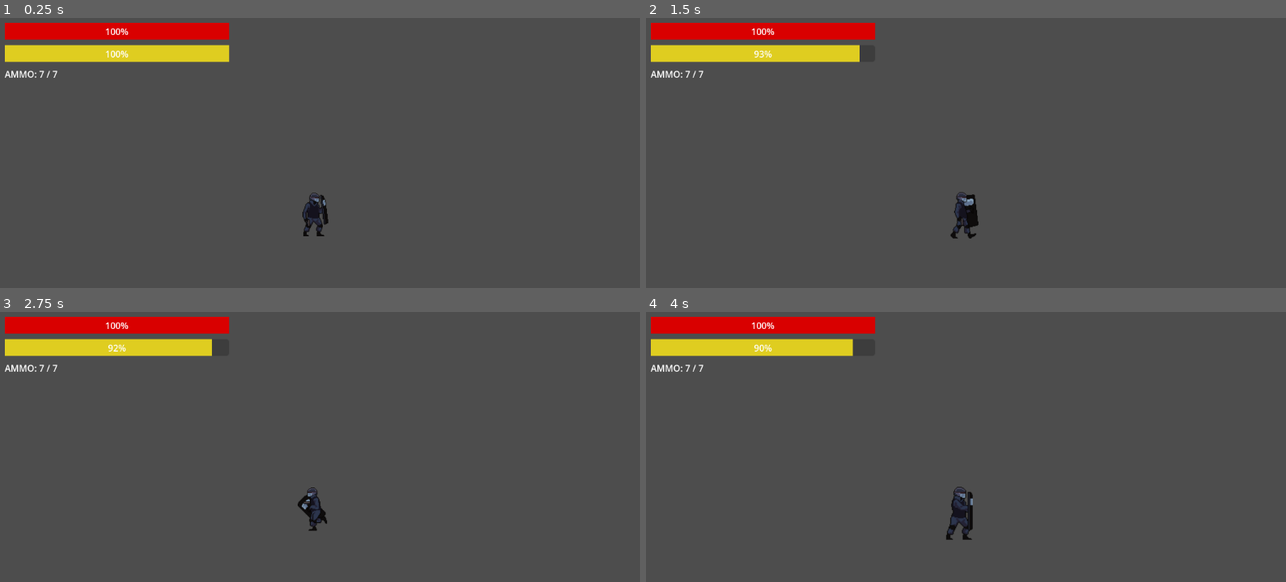
Above: before the commit, frames 1-4 (two rows, left to right).
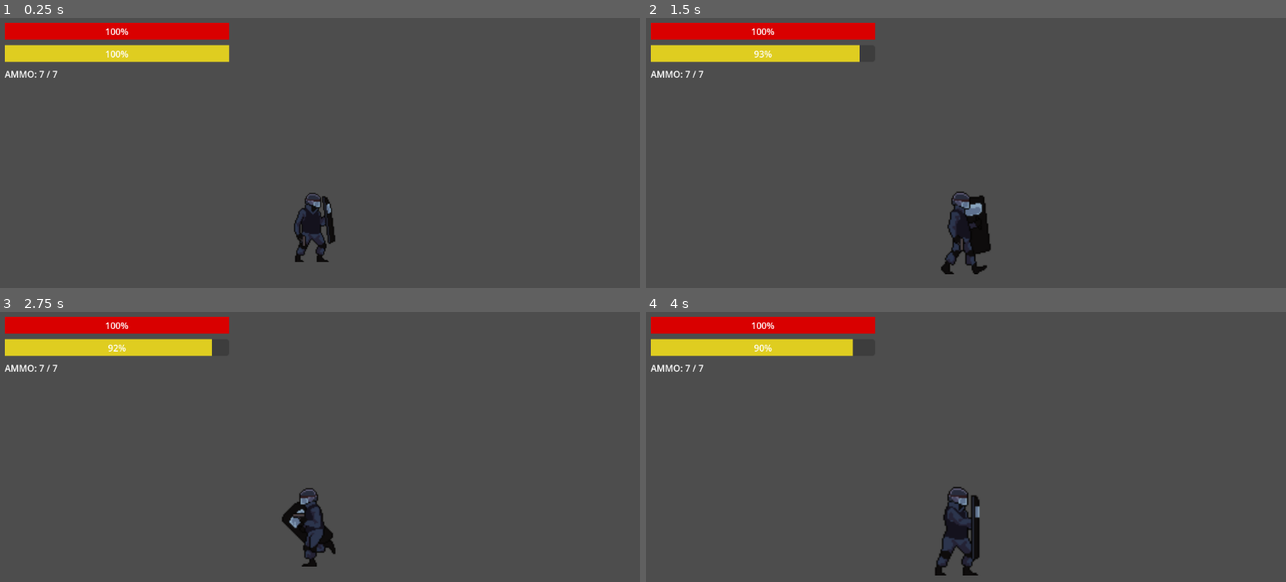
Above: after the commit, the same moments.

Repository: naufal-ramadhan/IndividualGameDev
Game: Godot game, scene res://levels/Level0.tscn
Two runs of this game, one before a commit and one after it. Both use one fixed random seed, a clock stepped at 60 frames per second and the inputs below.
Inputs (mouse positions are in pixels of both pictures, inside the frame that each line leads up to):
- Up to frame 1 (0.25 s): no input
- Up to frame 2 (1.5 s): move the mouse to (1106, 174) at 0.52 s; hold Shift (run) 0.53-1.28 s; hold D (move_right) from 0.53 s (still down); right-click (1106, 174) at 0.8 s; move the mouse to (831, 212) at 1.27 s; right-click (831, 212) at 1.35 s
- Up to frame 3 (2.75 s): tap Shift (run) at 1.55 s; move the mouse to (384, 406) at 2.02 s; release D (move_right) at 2.03 s; hold A (move_left) from 2.03 s (still down); hold Shift (run) from 2.03 s (still down); right-click (384, 406) at 2.3 s
- Up to frame 4 (4 s): move the mouse to (927, 560) at 2.77 s; release A (move_left) at 2.78 s; release Shift (run) at 2.78 s; hold D (move_right) from 2.78 s (still down); right-click (927, 560) at 2.85 s; tap Shift (run) at 3.05 s; move the mouse to (1158, 541) at 3.52 s; hold Right mouse button (shield) from 3.53 s (still down); click (1158, 541) at 3.6 s

The runs differ from the first frame. In frame 1, 0.8% of the frame differs, in the area x 45-53%, y 64-91%; in frame 2, 1.3%; in frame 3, 1.1%; in frame 4, 1.3%, in the area x 45-53%, y 64-98%.

Commit message:
feat: add patrol behaviour in enemies routine, polish enemies animation.

Diff:
--- a/characters/enemies/gangster_melee/GangsterMelee.tscn
+++ b/characters/enemies/gangster_melee/GangsterMelee.tscn
@@ -662,7 +662,7 @@
 radius = 150.0
 
 [sub_resource type="RectangleShape2D" id="RectangleShape2D_slg7u"]
-size = Vector2(16.875, 71)
+size = Vector2(8.875, 71)
 
 [node name="GangsterMelee" type="CharacterBody2D" unique_id=1698874819]
 script = ExtResource("1_slg7u")
@@ -685,5 +685,5 @@
 position = Vector2(34, 30)
 
 [node name="CollisionShape2D" type="CollisionShape2D" parent="AttackRange" unique_id=1203687933]
-position = Vector2(-10.4375, 0)
+position = Vector2(-14.4375, 0)
 shape = SubResource("RectangleShape2D_slg7u")
--- a/characters/enemies/gangster_melee/gangster_melee.gd
+++ b/characters/enemies/gangster_melee/gangster_melee.gd
@@ -2,8 +2,13 @@
 
 # --- KONSTANTA ---
 const SPEED = 110.0
+const PATROL_SPEED = 50.0 # Kecepatan saat santai/patroli
 const GRAVITY = 900.0
 const MELEE_DAMAGE = 15.0
+
+# --- SETTING DI EDITOR ---
+# Klik musuh di Scene Level, lihat Inspector kanan. Kamu bisa centang/uncentang ini!
+@export var can_patrol: bool = false
 
 # --- VARIABEL STATUS ---
 var player_target = null
@@ -12,6 +17,12 @@
 var is_hurt = false
 var is_dead = false
 var can_attack = true
+var player_in_attack_range = false # TAMBAHAN: Untuk ngecek pemain masih nempel
+
+# --- VARIABEL PATROLI ---
+var patrol_direction = 1
+var patrol_timer = 0.0
+var is_patrol_resting = false
 
 # --- REFERENSI NODE ---
 @onready var anim = $CharacterVisualAnimated
@@ -21,7 +32,10 @@
 func _ready():
 	detector.body_entered.connect(_on_player_entered)
 	detector.body_exited.connect(_on_player_exited)
+
+	# Hubungkan sinyal masuk dan keluar dari kotak pukul
 	attack_range.body_entered.connect(_on_attack_range_entered)
+	attack_range.body_exited.connect(_on_attack_range_exited) # Sinyal Baru!
 
 func _physics_process(delta):
 	if is_dead or is_hurt:
@@ -33,28 +47,66 @@
 	if is_attacking:
 		velocity.x = 0
 	elif is_chasing and player_target != null:
+		# --- LOGIKA MENGEJAR ---
 		var direction = sign(player_target.global_position.x - global_position.x)
 
-		if abs(player_target.global_position.x - global_position.x) < 15:
+		# Selalu pastikan musuh menatap ke arah Player
+		flip_character(direction)
+
+		if player_in_attack_range:
 			velocity.x = 0
+			play_idle_logic()
 		else:
 			velocity.x = direction * SPEED
+			anim.play("run")
 
-		if direction > 0: # Hadap Kanan
-			anim.flip_h = false
-			attack_range.position.x = 34
-		elif direction < 0: # Hadap Kiri
-			anim.flip_h = true
-			attack_range.position.x = -14
+		if player_in_attack_range and can_attack:
+			attack(player_target)
 
-		anim.play("run")
 	else:
-		velocity.x = move_toward(velocity.x, 0, SPEED)
-		play_idle_logic()
+		# --- LOGIKA SANTAI / PATROLI ---
+		if can_patrol:
+			do_patrol(delta)
+		else:
+			velocity.x = move_toward(velocity.x, 0, SPEED)
+			play_idle_logic()
 
 	move_and_slide()
 
-# --- LOGIKA ANIMASI IDLE (Variasi 1 & 2) ---
+# Fungsi untuk mengatur hadap visual (dipisah biar rapi)
+func flip_character(direction):
+	if direction > 0: # Hadap Kanan
+		anim.flip_h = false
+		attack_range.position.x = 34
+	elif direction < 0: # Hadap Kiri
+		anim.flip_h = true
+		attack_range.position.x = -6
+
+# --- LOGIKA PATROLI BARU ---
+func do_patrol(delta):
+	patrol_timer -= delta
+
+	# Kalau waktu habis, ganti kegiatan (dari jalan jadi diam, atau sebaliknya)
+	if patrol_timer <= 0:
+		is_patrol_resting = !is_patrol_resting
+		if is_patrol_resting:
+			patrol_timer = randf_range(2.0, 4.0) # Diam istirahat 2-4 detik
+		else:
+			patrol_timer = randf_range(3.0, 6.0) # Jalan keliling 3-6 detik
+			# 50% peluang putar balik saat mulai jalan lagi
+			if randf() > 0.5:
+				patrol_direction *= -1
+
+	# Jalankan pergerakannya
+	if is_patrol_resting:
+		velocity.x = move_toward(velocity.x, 0, PATROL_SPEED)
+		play_idle_logic()
+	else:
+		velocity.x = patrol_direction * PATROL_SPEED
+		flip_character(patrol_direction)
+		# Kalau punya animasi jalan santai ("walk"), pakai itu. Kalau ga ada, pakai "run".
+		anim.play("walk")
+
 func play_idle_logic():
 	if anim.animation != "idle2" or not anim.is_playing():
 		if randf() < 0.005:
@@ -62,10 +114,14 @@
 		else:
 			anim.play("idle1")
 
-# --- LOGIKA SERANGAN ---
+# --- SENSOR SERANGAN ---
 func _on_attack_range_entered(body):
-	if body.name == "Player" and can_attack and not is_dead:
-		attack(body)
+	if body.name == "Player":
+		player_in_attack_range = true
+
+func _on_attack_range_exited(body):
+	if body.name == "Player":
+		player_in_attack_range = false
 
 func attack(target):
 	is_attacking = true
@@ -86,7 +142,7 @@
 	await get_tree().create_timer(1.0).timeout
 	can_attack = true
 
-# --- SENSOR DETEKSI ---
+# --- SENSOR DETEKSI (MATA) ---
 func _on_player_entered(body):
 	if body.name == "Player":
 		player_target = body
@@ -97,7 +153,6 @@
 		player_target = null
 		is_chasing = false
 
-# --- FUNGSI JIKA GANGSTER DIPUKUL PLAYER (Nanti digunakan) ---
 func take_damage(amount):
 	if is_dead: return
 
@@ -105,7 +160,5 @@
 	anim.play("hurt")
 	print("Gangster: Aduh!")
 
-	# Logika HP Gangster bisa ditambah di sini nanti
-
 	await get_tree().create_timer(0.3).timeout
 	is_hurt = false
--- a/characters/player/player.gd
+++ b/characters/player/player.gd
@@ -8,8 +8,8 @@
 const STAMINA_REGEN_RATE = 15.0
 const MIN_STAMINA_RECOVERY = 30.0
 const MAX_AMMO = 7
-const ZOOM_DEFAULT = Vector2(1.2, 1.2) # Zoom normal saat jalan
-const ZOOM_SHIELD = Vector2(1.5, 1.5)  # Zoom in saat pakai tameng
+const ZOOM_DEFAULT = Vector2(2.2, 2.2) # Zoom normal saat jalan
+const ZOOM_SHIELD = Vector2(2.5, 2.5)  # Zoom in saat pakai tameng
 
 # --- VARIABEL STATUS ---
 var current_stamina = 100.0
@@ -81,9 +81,9 @@
 	if Input.is_action_just_pressed("reload") and current_ammo < MAX_AMMO and not is_reloading and not is_shielding:
 		reload()
 
-	var target_zoom = Vector2(1.2, 1.2)
+	var target_zoom = ZOOM_DEFAULT
 	if is_shielding:
-		target_zoom = Vector2(1.5, 1.5)
+		target_zoom = ZOOM_SHIELD
 	camera.zoom = camera.zoom.lerp(target_zoom, 5.0 * delta)
 
 	ammo_label.text = "AMMO: " + str(current_ammo) + " / " + str(MAX_AMMO)
--- a/levels/Level0.tscn
+++ b/levels/Level0.tscn
@@ -4,14 +4,14 @@
 [ext_resource type="PackedScene" uid="uid://kxyo8x5ol3ao" path="res://characters/enemies/gangster_melee/GangsterMelee.tscn" id="2_00iop"]
 
 [sub_resource type="RectangleShape2D" id="RectangleShape2D_glxnc"]
-size = Vector2(922.5, 113.5)
+size = Vector2(1876.5, 113.5)
 
 [node name="Node2D" type="Node2D" unique_id=2094588432]
 
 [node name="StaticBody2D" type="StaticBody2D" parent="." unique_id=2045531312]
 
 [node name="CollisionShape2D" type="CollisionShape2D" parent="StaticBody2D" unique_id=1451171969]
-position = Vector2(465.75, 344.25)
+position = Vector2(942.75, 344.25)
 shape = SubResource("RectangleShape2D_glxnc")
 
 [node name="Player" parent="." unique_id=1073017668 instance=ExtResource("1_oo2mb")]
@@ -19,3 +19,4 @@
 
 [node name="GangsterMelee" parent="." unique_id=1698874819 instance=ExtResource("2_00iop")]
 position = Vector2(859, 219)
+can_patrol = true
